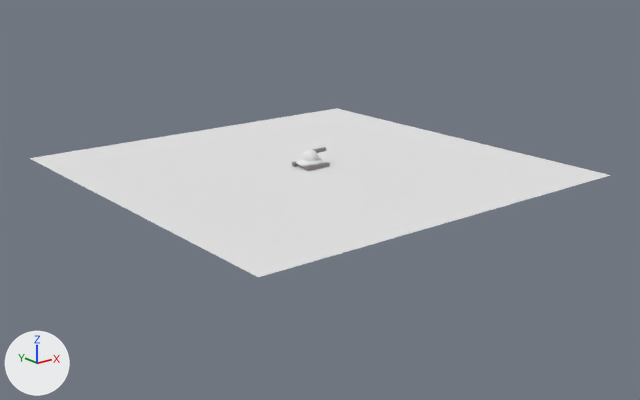
Before and after pictures for a commit that changed the Blender file etc/blender/missile.blend.
Camera for both pictures: a 50 mm camera at (-47.3, -60.5, 19.9) aimed at (0.1, -1.3, -3.8). Arrows for +X, +Y and +Z are at lower left; the lights stay in place.
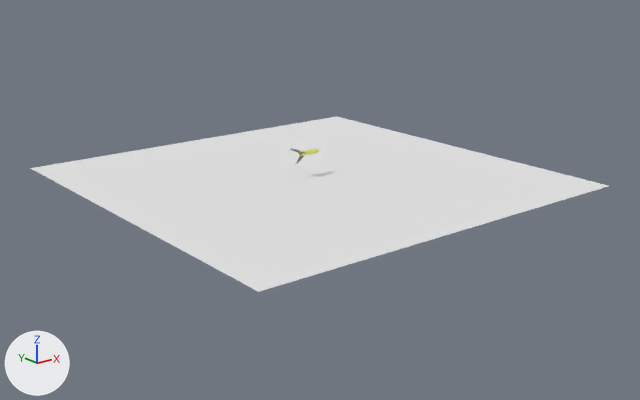
The change in detail:
Material 'Material.004' (mat_material_004) is new.
Its base color is (0.8, 0.8, 0.239) (yellow #e7e786).
me_cube_003 is used by ob_cube_002; location (0.0, -0.91, -0.82); scale (1.0, 0.222, 0.183).
me_cube_003 had 16 vertices, 14 faces and spanned x -1.17..1.29, y -1.37..0.66, z -0.73..1.25.
me_cube_003 now has 8 vertices, 6 faces and spans x -1.0..3.27, y -1.35..1.35, z -1.76..1.0.
me_cube_003 part 1: the whole mesh is rebuilt.
me_cube_001 is used by ob_cube_001; location (0.0, 1.05, -0.82); scale (1.0, 0.222, 0.183).
me_cube_001 had 16 vertices, 14 faces and spanned x -1.17..1.29, y -1.37..0.66, z -0.73..1.25.
me_cube_001 now has 8 vertices, 6 faces and spans x -1.0..3.27, y -1.35..1.35, z -1.76..1.0.
me_cube_001 part 2: the whole mesh is rebuilt.
me_cube is used by ob_cube; parent ob_sphere; location (0.0, 0.0, 0.0726); scale (0.802, 0.595, 0.233).
me_cube had 26 vertices, 24 faces and spanned x -1.0..1.0, y -1.0..1.0, z -1.0..1.0.
me_cube no longer uses material mat_camo (white #e7e7e7).
me_cube now has 8 vertices, 6 faces and spans x -1.0..3.27, y -1.35..1.35, z -1.76..1.0.
me_cube part 3: the whole mesh is rebuilt.
me_cube now uses material mat_tread (grey #928c8c).
Mesh me_cone_001 is new.
It has 97 vertices, 96 faces and spans x -1.0..1.0, y -1.0..1.0, z -9.22..1.0.
It uses material mat_material_004 (yellow #e7e786).
Object 'Plane' (ob_plane) moves from (0.0, 0.0, -0.96) to (0.0, 0.0, -1.91).
Object 'Sphere' (ob_sphere) is deleted.
Object 'Cylinder' (ob_cylinder) is deleted.
In object 'Cube' (ob_cube), parent is no longer ob_sphere.
In object 'Cube' (ob_cube), matrix_parent_inverse is no longer Matrix(((2.312, 0.0, 0.0, 0.0), (0.0, 2.312, 0.0, 0.0), (0.0, 0.0, 2.312, -0.743), (0.0, 0.0, 0.0, 1.0))).
Object 'Cube' (ob_cube) moves from (0.0, 0.0, 0.0726) to (-0.782, 0.119, -0.0997).
Object 'Cube' (ob_cube) turns from (0, 0, 0) to (0, 0, -180) degrees about x, y and z.
Object 'Cube' (ob_cube) is rescaled from (0.802, 0.595, 0.233) to (0.222, 0.0358, 0.222).
Object 'Cone' (ob_cone) is new; it shows me_cone_001.
Its location is (1.04, 0.12, 0.34).
Its rotation in degrees is (-180, -90, 0).
Its scale is (0.222, 0.222, 0.222).

Where the change shows, as pixel boxes (x1, y1, x2, y2) in the pictures (640 x 400 px):
'Plane', moved: before (29, 108, 610, 277); after (30, 116, 608, 292)
'Cube', reshaped, moved, turned, rescaled: before (296, 157, 324, 167); after (295, 156, 304, 164)
'Sphere', deleted: before (302, 149, 318, 161)
'Cone', added: after (299, 148, 320, 156)
'Cylinder', deleted: before (312, 147, 326, 153)
part 1 of me_cube_003, cut back: before (305, 162, 330, 171)
part 2 of me_cube_001, cut back: before (292, 161, 299, 167); after (290, 149, 300, 153)
